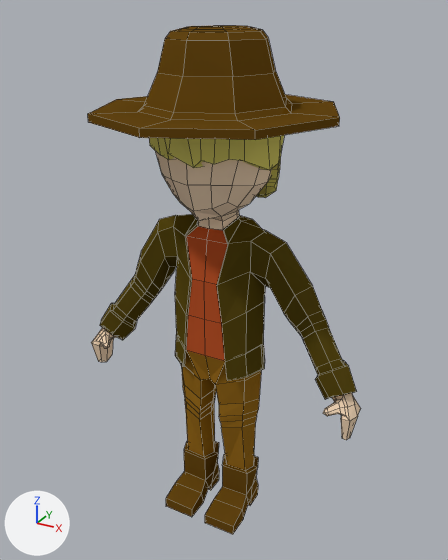
Two versions of the Blender file character.blend, one commit apart.
Camera for both pictures: a camera (50 mm lens) standing at (8.69, -15.44, 16.29) and looking at (0.04, 0.29, 8.43). Lighting does not change. The marker at lower left points along +X, +Y and +Z. Mesh edges are drawn as thin lines.
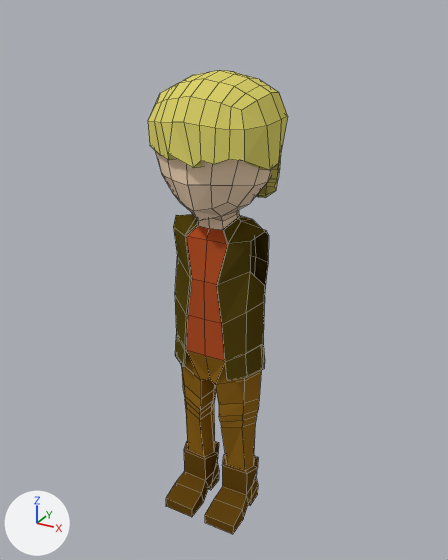
Scene script edits in JSON lines:
```json
{"block": "me_cube_001", "where": "# used by ob_cube; location = (0.0, 0.0, 0.0)"}
{"op": "remove", "block": "me_cube_001", "code": "me_cube_001.from_pydata(...)  # 758 vertices, 728 faces; spans x -4.9..4.9, y -3.7..3.7, z 0.0..15.8"}
{"op": "add", "block": "me_cube_001", "code": "me_cube_001.from_pydata(...)  # 454 vertices, 424 faces; spans x -2.0..2.0, y -1.9..2.0, z 0.0..14.7"}
{"block": "me_cube_001", "change": "me_cube_001 part 1: the loose piece of 88 vertices spanning x -3.5..3.5, y -3.7..3.7, z 13.5..15.8 is deleted"}
{"block": "me_cube_001", "change": "me_cube_001 part 2"}
{"block": "me_cube_001", "change": "108 vertices are removed from x 1.7..4.9, y -0.9..0.9, z 4.5..10.1"}
{"block": "me_cube_001", "change": "110 faces are deleted"}
{"block": "me_cube_001", "change": "me_cube_001 part 3"}
{"block": "me_cube_001", "change": "108 vertices are removed from x -4.9..-1.7, y -0.9..0.9, z 4.5..10.1"}
{"block": "me_cube_001", "change": "110 faces are deleted"}
```

Boxes [x1, y1, x2, y2] around the edits, measured in the pictures (448 x 560 px):
```json
{"object": "Cube", "change": "reshaped", "before": [88, 26, 360, 534], "after": [148, 70, 288, 534], "on screen": "48% narrower, 9% shorter"}
{"part": 1, "of": "me_cube_001", "change": "deleted", "before": [88, 26, 340, 140], "on screen": "brown"}
{"part": 2, "of": "me_cube_001", "change": "deleted", "before": [250, 231, 360, 440], "on screen": "brown"}
{"part": 3, "of": "me_cube_001", "change": "deleted", "before": [91, 215, 177, 362], "on screen": "brown"}
```
